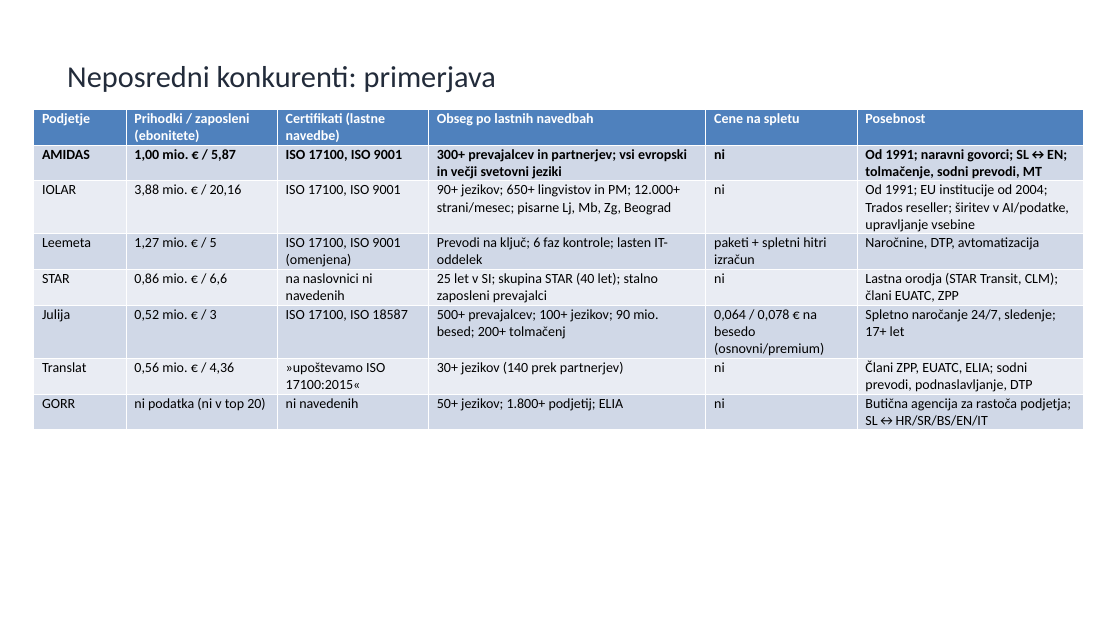
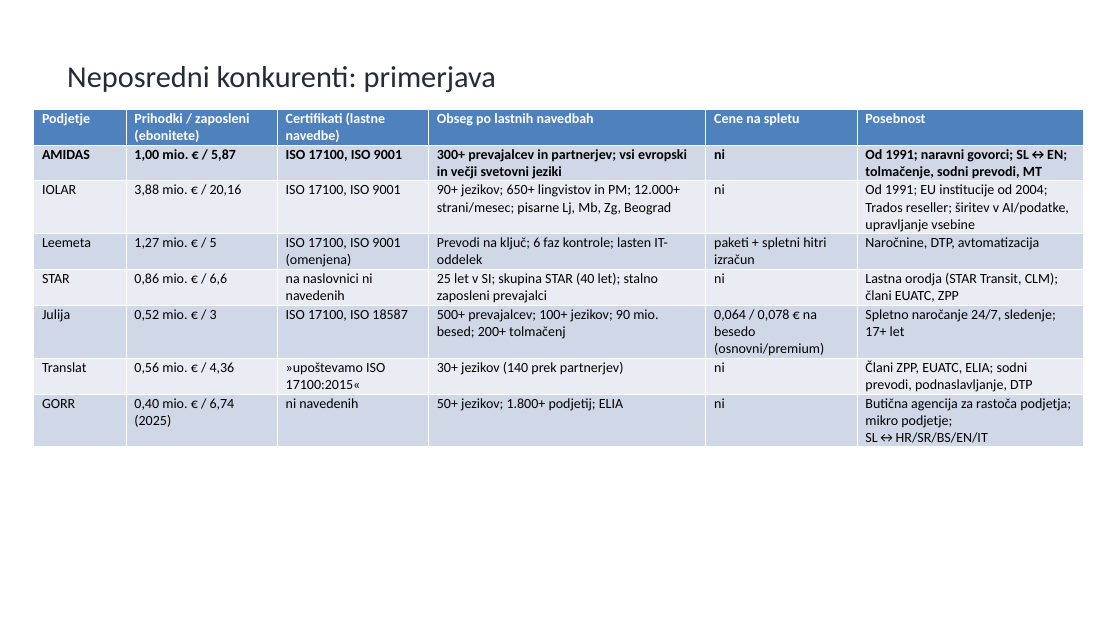
Before and after one commit to matjazambroz/github, a slide deck: slide 9 of analiza/analiza_konkurence_SI.pptx. Drawn at 1120x630 pixels with LibreOffice and Linux fonts; fonts in the diff are those of the drawing. Boxes give left, top, right and bottom in pixels: in the first picture for what was removed or moved away, otherwise in the second. Text is boxed around its words. In the diff, an @@ line names an element or a change of style, - is before the commit and + after.

```diff
--- a/analiza/analiza_konkurence_SI.pptx
+++ b/analiza/analiza_konkurence_SI.pptx
@@ table at (34, 109, 1084, 447) @@
-row 8, column 2: ni podatka (ni v top 20)
+row 8, column 2: 0,40 mio. € / 6,74 (2025)
-row 8, column 6: Butična agencija za rastoča podjetja; SL↔HR/SR/BS/EN/IT
+row 8, column 6: Butična agencija za rastoča podjetja; mikro podjetje; SL↔HR/SR/BS/EN/IT
```
Also in this commit, not shown: 3 other slides changed, 1 slide added, 1 other file.
